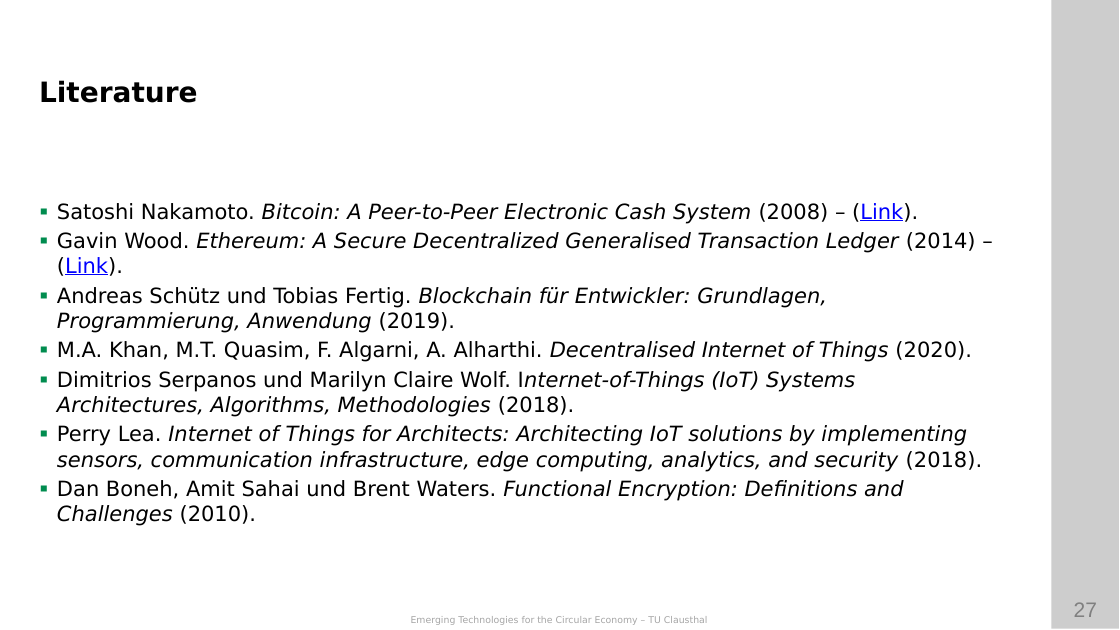
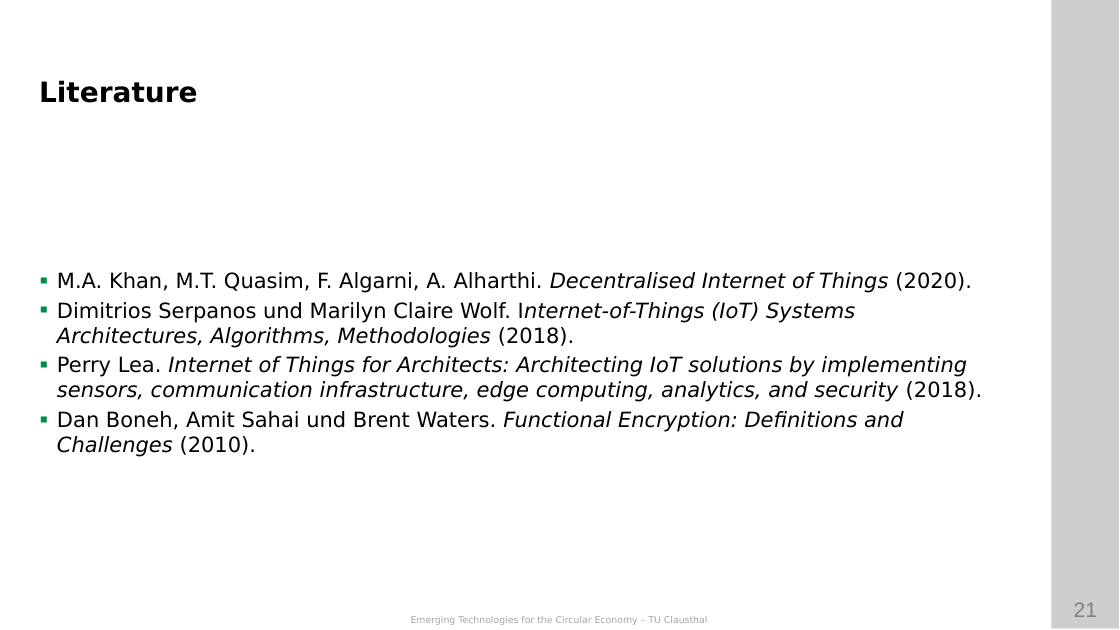
Before and after one commit to ETCE-LAB/teaching-material, a slide deck: slide 21 of Emerging-Technologies-for-the-Circular-Economy/ETCE-L00-Organization.pptx (slide 27 before the commit). Drawn at 1120x630 pixels with LibreOffice and Linux fonts; fonts in the diff are those of the drawing; background and template pictures are left out. Boxes give left, top, right and bottom in pixels: in the first picture for what was removed or moved away, otherwise in the second. Text is boxed around its words. In the diff, an @@ line names an element or a change of style, - is before the commit and + after.

```diff
--- a/Emerging-Technologies-for-the-Circular-Economy/ETCE-L00-Organization.pptx
+++ b/Emerging-Technologies-for-the-Circular-Economy/ETCE-L00-Organization.pptx
@@ text at (x1=57, y1=203, x2=976, y2=333): paragraphs removed @@
-▪ Satoshi Nakamoto. Bitcoin: A Peer-to-Peer Electronic Cash System (2008) – (Link).
-▪ Gavin Wood. Ethereum: A Secure Decentralized Generalised Transaction Ledger (2014) – (Link).
-▪ Andreas Schütz und Tobias Fertig. Blockchain für Entwickler: Grundlagen, Programmierung, Anwendung (2019).
@@ page number at (x1=1074, y1=602, x2=1097, y2=617): text changed @@
-27
+21
```
Also in this commit, not shown: 16 other slides changed, 7 slides removed, 50 other files.
